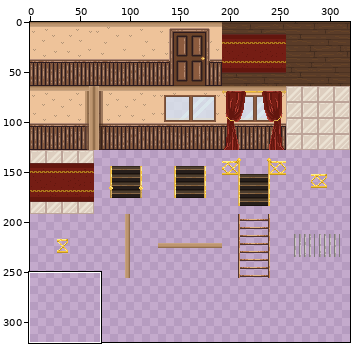
One commit to this sprite sheet: Assets/Sprites/TileSet_couloir.png. Above: a wide view before the commit, with the close-up outlined.
Close-up. Before:
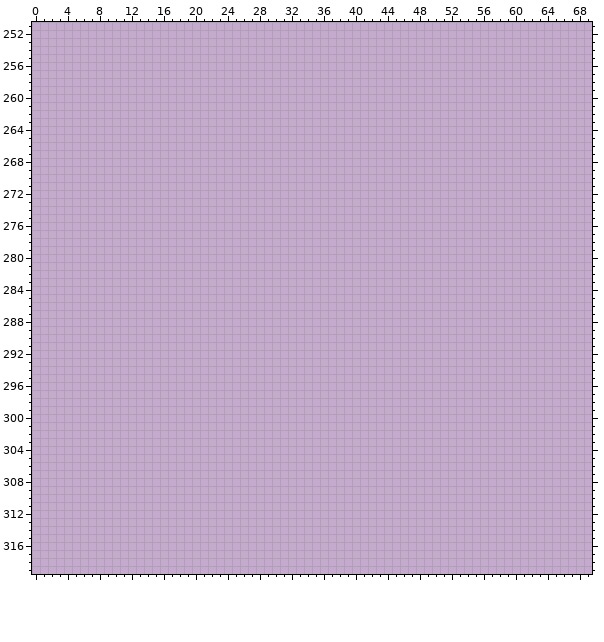
The file is 320x320 pixels. Colours within 5 levels of each other are drawn and written as one. Shown: x 0..69, y 251..319.
Palette (. is transparent): 
Pixels before (only the part around the change), first column x 0:
251 ...................................................................
252 ...................................................................
253 ...................................................................
254 ...................................................................
255 ...................................................................
256 ...................................................................
257 ...................................................................
258 ...................................................................
259 ...................................................................
260 ...................................................................
261 ...................................................................
262 ...................................................................
263 ...................................................................
264 ...................................................................
265 ...................................................................
266 ...................................................................
267 ...................................................................
268 ...................................................................
269 ...................................................................
270 ...................................................................
271 ...................................................................
272 ...................................................................
273 ...................................................................
274 ...................................................................
275 ...................................................................
276 ...................................................................
277 ...................................................................
278 ...................................................................
279 ...................................................................
280 ...................................................................
281 ...................................................................
282 ...................................................................
283 ...................................................................
284 ...................................................................
285 ...................................................................
286 ...................................................................
287 ...................................................................
288 ...................................................................
289 ...................................................................
290 ...................................................................
291 ...................................................................
292 ...................................................................
293 ...................................................................
294 ...................................................................
295 ...................................................................
296 ...................................................................
297 ...................................................................
298 ...................................................................
299 ...................................................................
300 ...................................................................
301 ...................................................................
302 ...................................................................
303 ...................................................................
304 ...................................................................
305 ...................................................................
306 ...................................................................
307 ...................................................................
308 ...................................................................
309 ...................................................................
310 ...................................................................
311 ...................................................................
312 ...................................................................
313 ...................................................................
314 ...................................................................
315 ...................................................................
316 ...................................................................
317 ...................................................................
318 ...................................................................
319 ...................................................................
After the commit:
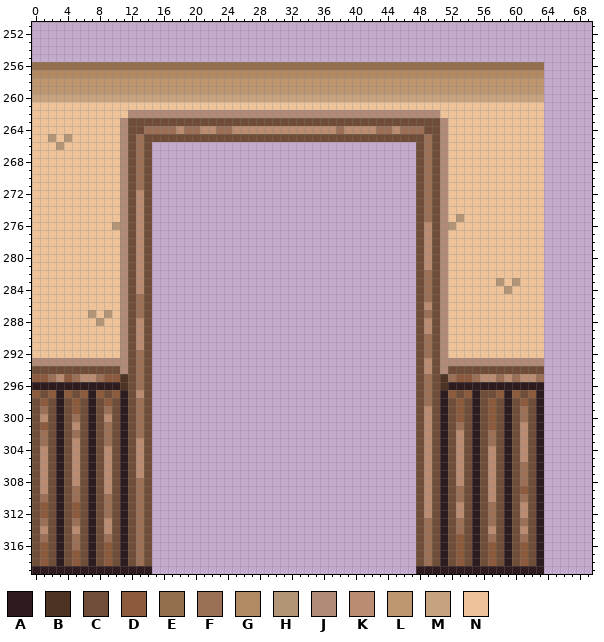
Colours new in this view: A #2d1b1e  B #4d3322  C #704d39  D #8c5b3e  E #936f4d  F #9c7057  G #b18a64  H #b29476  J #b28b78  K #ba8d73  L #be9670  M #c7a27f  N #eec39a
The exact change:
Changed rows in their new state; - is an unchanged pixel.
first column x 0:
256 EEEEEEEEEEEEEEEEEEEEEEEEEEEEEEEEEEEEEEEEEEEEEEEEEEEEEEEEEEEEEEEE
257 GGGGGGGGGGGGGGGGGGGGGGGGGGGGGGGGGGGGGGGGGGGGGGGGGGGGGGGGGGGGGGGG
258 LLLLLLLLLLLLLLLLLLLLLLLLLLLLLLLLLLLLLLLLLLLLLLLLLLLLLLLLLLLLLLLL
259 LLLLLLLLLLLLLLLLLLLLLLLLLLLLLLLLLLLLLLLLLLLLLLLLLLLLLLLLLLLLLLLL
260 MMMMMMMMMMMMMMMMMMMMMMMMMMMMMMMMMMMMMMMMMMMMMMMMMMMMMMMMMMMMMMMM
261 NNNNNNNNNNNNNNNNNNNNNNNNNNNNNNNNNNNNNNNNNNNNNNNNNNNNNNNNNNNNNNNN
262 NNNNNNNNNNNNJJJJJJJJJJJJJJJJJJJJJJJJJJJJJJJJJJJJJJJNNNNNNNNNNNNN
263 NNNNNNNNNNNJCCCCCCCCCCCCCCCCCCCCCCCCCCCCCCCCCCCCCCCJNNNNNNNNNNNN
264 NNNNNNNNNNNJCCFFFFKFFKKFFKKKKKKKKKKKKKFKKKKFFKFFFCCJNNNNNNNNNNNN
265 NNHNHNNNNNNJCFCCCCCCCCCCCCCCCCCCCCCCCCCCCCCCCCCCCFCJNNNNNNNNNNNN
266 NNNHNNNNNNNJCFC---------------------------------CFCJNNNNNNNNNNNN
267 NNNNNNNNNNNJCFC---------------------------------CFCJNNNNNNNNNNNN
268 NNNNNNNNNNNJCFC---------------------------------CFCJNNNNNNNNNNNN
269 NNNNNNNNNNNJCFC---------------------------------CFCJNNNNNNNNNNNN
270 NNNNNNNNNNNJCFC---------------------------------CFCJNNNNNNNNNNNN
271 NNNNNNNNNNNJCFC---------------------------------CFCJNNNNNNNNNNNN
272 NNNNNNNNNNNJCKC---------------------------------CFCJNNNNNNNNNNNN
273 NNNNNNNNNNNJCKC---------------------------------CFCJNNNNNNNNNNNN
274 NNNNNNNNNNNJCKC---------------------------------CFCJNNNNNNNNNNNN
275 NNNNNNNNNNNJCKC---------------------------------CFCJNHNNNNNNNNNN
276 NNNNNNNNNNHJCKC---------------------------------CKCJHNNNNNNNNNNN
277 NNNNNNNNNNNJCKC---------------------------------CKCJNNNNNNNNNNNN
278 NNNNNNNNNNNJCKC---------------------------------CKCJNNNNNNNNNNNN
279 NNNNNNNNNNNJCKC---------------------------------CKCJNNNNNNNNNNNN
280 NNNNNNNNNNNJCKC---------------------------------CKCJNNNNNNNNNNNN
281 NNNNNNNNNNNJCKC---------------------------------CKCJNNNNNNNNNNNN
282 NNNNNNNNNNNJCKC---------------------------------CFCJNNNNNNNNNNNN
283 NNNNNNNNNNNJCKC---------------------------------CFCJNNNNNNHNHNNN
284 NNNNNNNNNNNJCKC---------------------------------CFCJNNNNNNNHNNNN
285 NNNNNNNNNNNJCFC---------------------------------CFCJNNNNNNNNNNNN
286 NNNNNNNNNNNJCFC---------------------------------CKCJNNNNNNNNNNNN
287 NNNNNNNHNHNJCFC---------------------------------CFCJNNNNNNNNNNNN
288 NNNNNNNNHNNJCKC---------------------------------CKCJNNNNNNNNNNNN
289 NNNNNNNNNNNJCKC---------------------------------CKCJNNNNNNNNNNNN
290 NNNNNNNNNNNJCKC---------------------------------CFCJNNNNNNNNNNNN
291 NNNNNNNNNNNJCKC---------------------------------CFCJNNNNNNNNNNNN
292 NNNNNNNNNNNJCFC---------------------------------CFCJNNNNNNNNNNNN
293 JJJJJJJJJJJJCFC---------------------------------CKCJJJJJJJJJJJJJ
294 CCCCCCCCCCCJCFC---------------------------------CKCJCCCCCCCCCCCC
295 DDFKDFKKFDDBCFC---------------------------------CFCBFDDFKKFKFKKF
296 AAAAAAAAAAABCFC---------------------------------CFCBAAAAAAAAAAAA
297 DCDADCDADCDACKC---------------------------------CFCADCDACCDADCDA
298 CDCACDCACDCACFC---------------------------------CFCACDCACDCACDCA
299 CFCACDCACFCACFC---------------------------------CKCACDCACDCACFCA
300 CKCACFCACKCACFC---------------------------------CKCACDCACDCACFCA
301 CDCACKCACFCACFC---------------------------------CKCACFCACDCACKCA
302 CFCACFCACFCACFC---------------------------------CKCACKCACFCACKCA
303 CFCACKCACFCACKC---------------------------------CKCACKCACFCACKCA
304 CKCACKCACKCACKC---------------------------------CKCACKCACKCACKCA
305 CKCACKCACKCACKC---------------------------------CKCACKCACKCACKCA
306 CKCACKCACKCACKC---------------------------------CKCACKCACKCACFCA
307 CKCACKCACKCACKC---------------------------------CKCACKCACKCACFCA
308 CKCACKCACKCACFC---------------------------------CKCACKCACKCACFCA
309 CKCACFCACKCACFC---------------------------------CKCACFCACKCACDCA
310 CFCACFCACFCACFC---------------------------------CKCACFCACKCACFCA
311 CDCACDCACFCACFC---------------------------------CKCACKCACFCACKCA
312 CDCACDCACFCACFC---------------------------------CKCACKCACFCACKCA
313 CFCACFCACKCACFC---------------------------------CFCACFCACFCACFCA
314 CKCACKCACKCACFC---------------------------------CFCACFCACKCACKCA
315 CFCACFCACFCACFC---------------------------------CFCACDCACFCACFCA
316 CDCACFCACDCACFC---------------------------------CFCACDCACDCACDCA
317 CDCACDCACDCACFC---------------------------------CFCACDCACDCACDCA
318 CDCACDCACDCACFC---------------------------------CFCACDCACDCACDCA
319 AAAAAAAAAAAAAAA---------------------------------AAAAAAAAAAAAAAAA
Where, in picture pixels (left, top, right, bottom), the same in both close-ups:
added: (32, 62, 544, 574)
